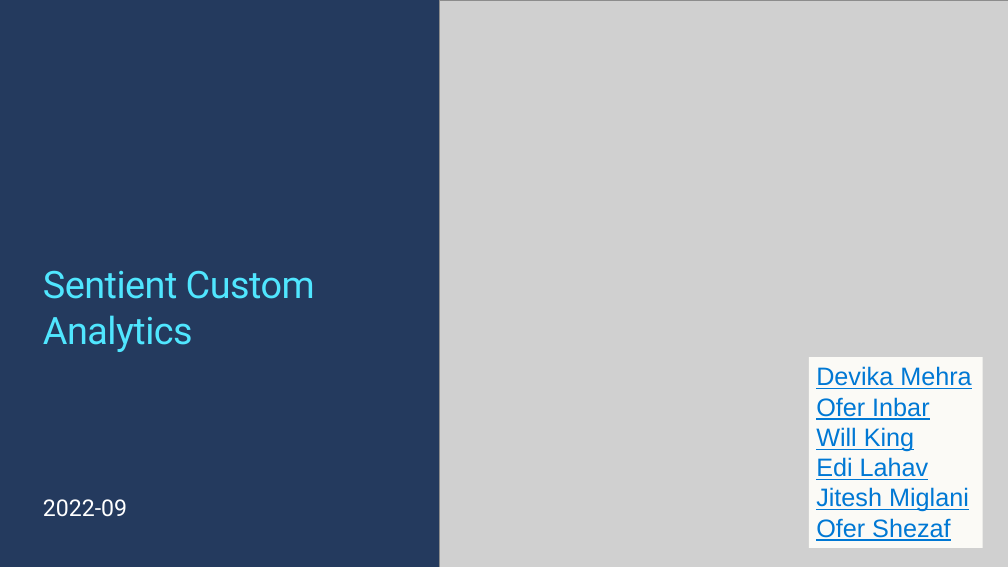
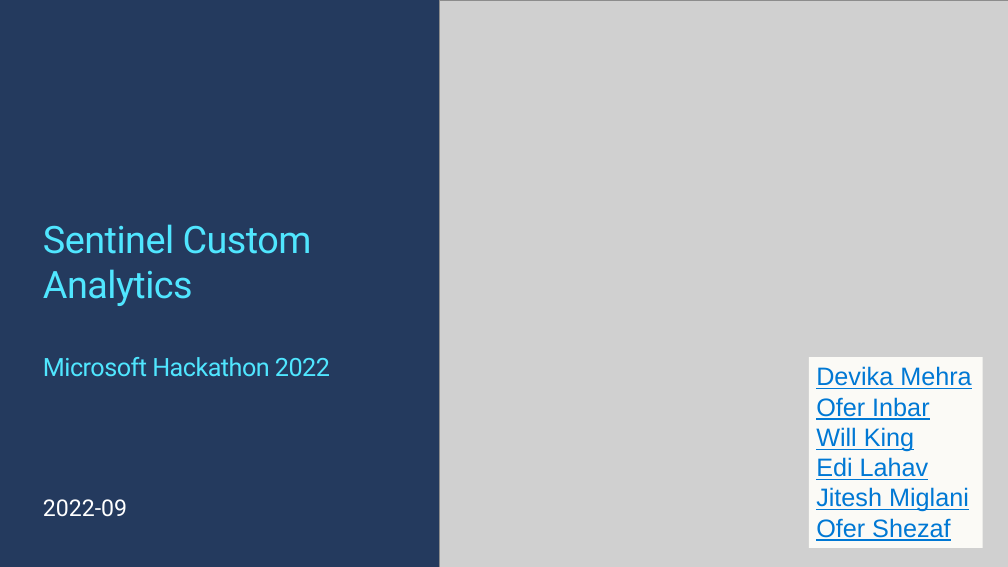
Before and after one commit to oshezaf/Sentinel-Custom-Analytics, a slide deck: slide 1 of presentation/Sentinel Custom analytics.pptx. Drawn at 1008x567 pixels with LibreOffice and Linux fonts; fonts in the diff are those of the drawing; grey boxes stand for pictures; background and template pictures are left out. Boxes give left, top, right and bottom in pixels: in the first picture for what was removed or moved away, otherwise in the second. Text is boxed around its words. In the diff, an @@ line names an element or a change of style, - is before the commit and + after.

```diff
--- a/presentation/Sentinel Custom analytics.pptx
+++ b/presentation/Sentinel Custom analytics.pptx
@@ title at [43,224,330,376]: text changed @@
-Sentient Custom Analytics
+Sentinel Custom Analytics
+Microsoft Hackathon 2022
```
Also in this commit, not shown: 2 other slides changed, 4 slides added, 1 slide removed.
